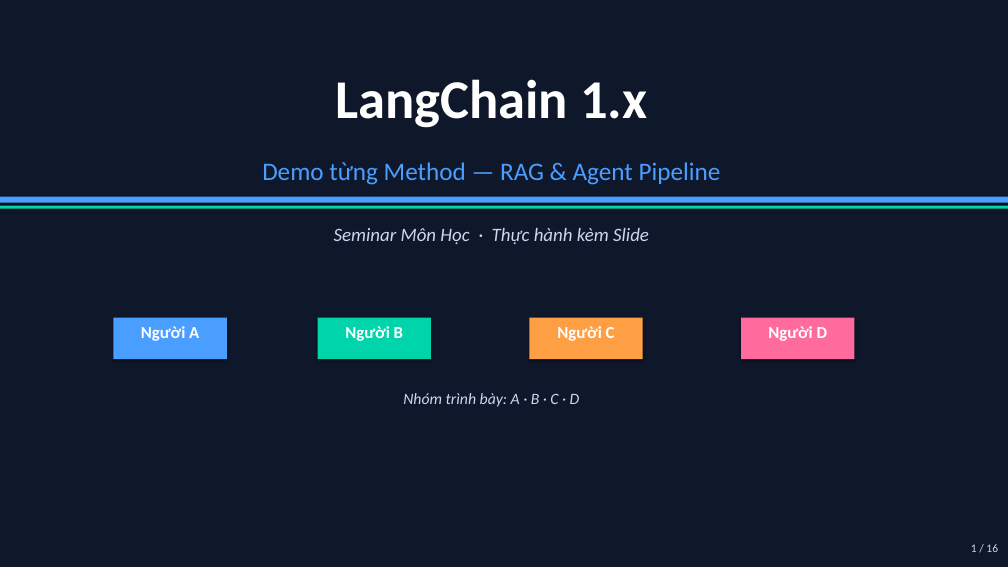
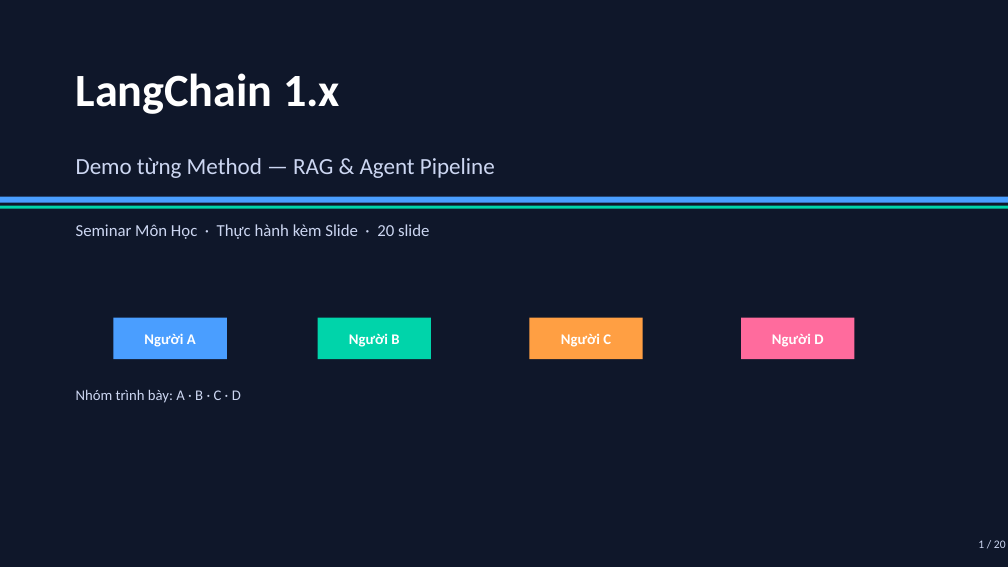
Before and after one commit to trinhminhkha24/b-i-t6-tu, a slide deck: slide 1 of LangChain_Presentation.pptx. Drawn at 1008x567 pixels with LibreOffice and Linux fonts; fonts in the diff are those of the drawing. Boxes give left, top, right and bottom in pixels: in the first picture for what was removed or moved away, otherwise in the second. Text is boxed around its words. In the diff, an @@ line names an element or a change of style, - is before the commit and + after.

```diff
--- a/LangChain_Presentation.pptx
+++ b/LangChain_Presentation.pptx
@@ text "LangChain 1.x" at (76, 73, 340, 114): size 52 to 44 pt; alignment centre to left @@
@@ text "Demo từng Method — RAG ..." at (76, 157, 495, 178): size 24 to 22 pt, text colour #4A9EFF to #CCD6F1; alignment centre to left @@
@@ text at (76, 224, 429, 239): text changed; size 18 to 16 pt; italic off @@
-Seminar Môn Học · Thực hành kèm Slide
+Seminar Môn Học · Thực hành kèm Slide · 20 slide
@@ size 16 to 14 pt; vertical alignment top to middle in 4 elements at (144, 333, 196, 347), (349, 333, 399, 347), (561, 334, 611, 347), (772, 334, 823, 347) @@
@@ shadow off in 4 elements at (113, 318, 227, 359), (318, 318, 431, 359), (529, 318, 643, 359), (741, 318, 854, 359) @@
@@ text "Nhóm trình bày: A · ..." at (76, 389, 241, 403): size 15 to 14 pt, italic off; alignment centre to left @@
@@ text at (978, 540, 1006, 548): text changed @@
-1 / 16
+1 / 20
```
Also in this commit, not shown: 15 other slides changed, 4 slides added.
